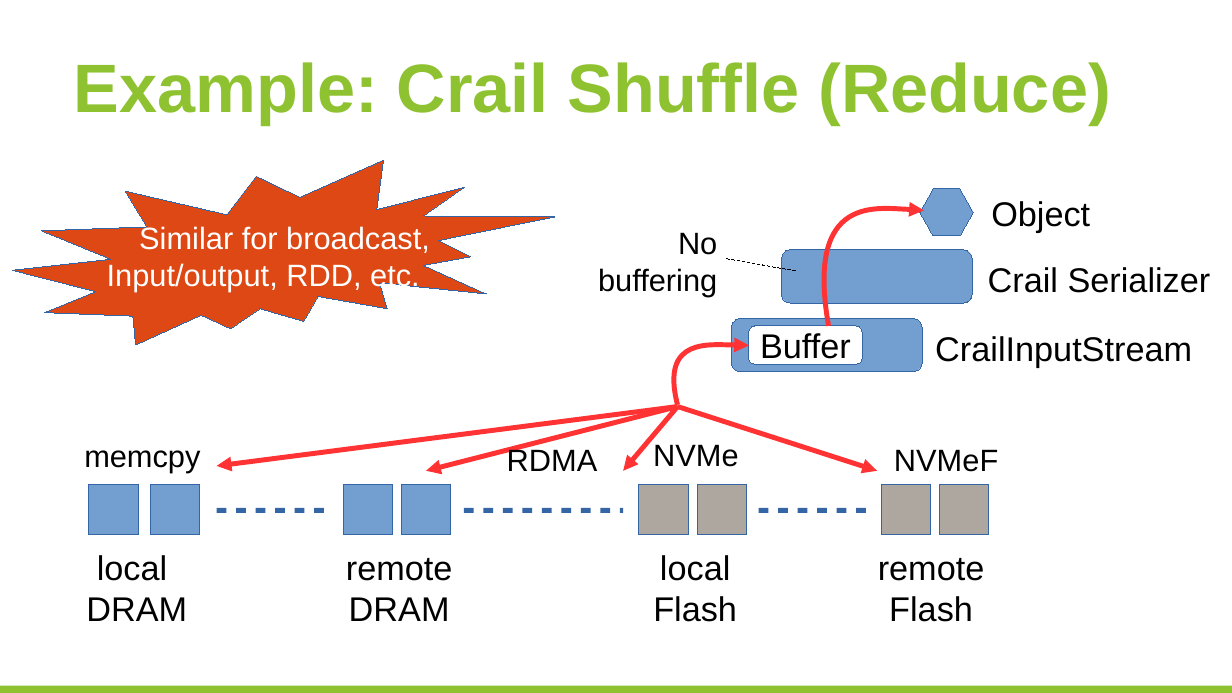
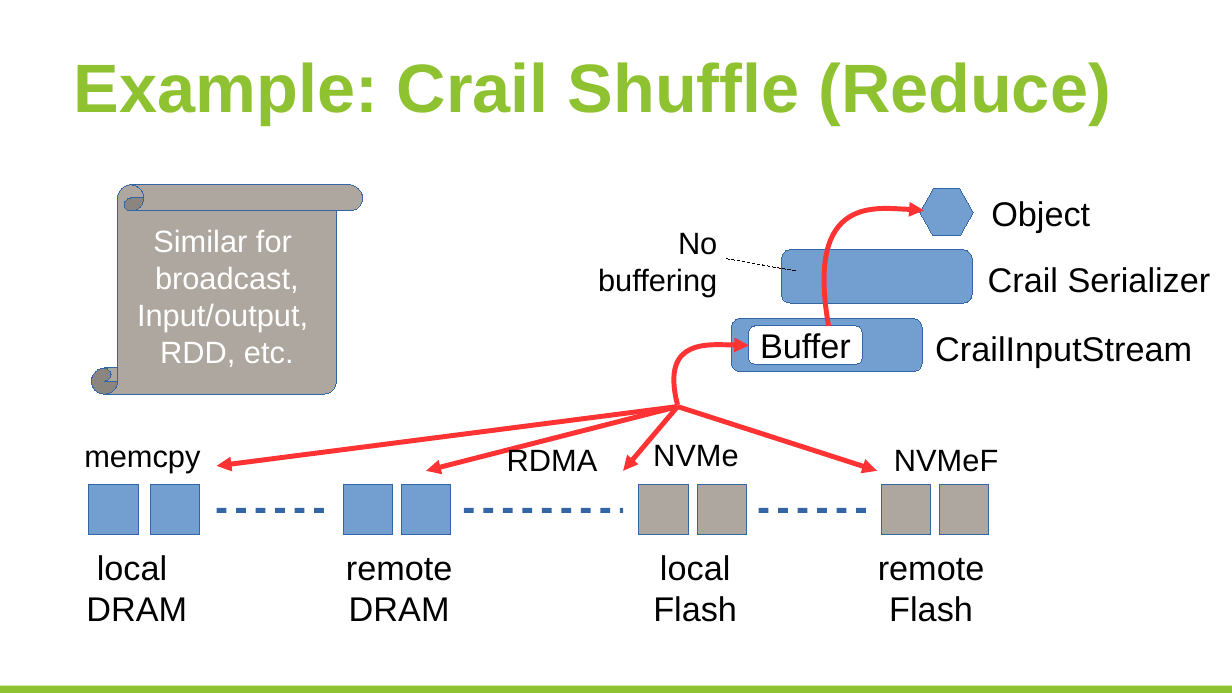
Before and after one commit to huangyibo/spark-summit-17, a slide deck: slide 18 of template.odp (slide 17 before the commit). Drawn at 1232x693 pixels with LibreOffice and Linux fonts; fonts in the diff are those of the drawing; background and template pictures are left out. Boxes give left, top, right and bottom in pixels: in the first picture for what was removed or moved away, otherwise in the second. Text is boxed around its words. In the diff, an @@ line names an element or a change of style, - is before the commit and + after.

```diff
--- a/template.odp
+++ b/template.odp
@@ vertical scroll "Similar for": place and size @@
-vertical scroll "Similar for" at <box>12,160,554,345</box>
+vertical scroll "Similar for" at <box>91,185,362,394</box>
@@ vertical scroll "Similar for" at <box>91,185,362,394</box>: irregular seal to vertical scroll; fill #DD4814 to #AEA79F @@
@@ text in vertical scroll at <box>137,230,308,367</box>: text changed @@
-Similar for broadcast,
-Input/output, RDD, etc.
+Similar for
+broadcast,
+Input/output,
+RDD, etc.
```
Also in this commit, not shown: 3 other slides changed, 2 slides added, 1 slide removed.
